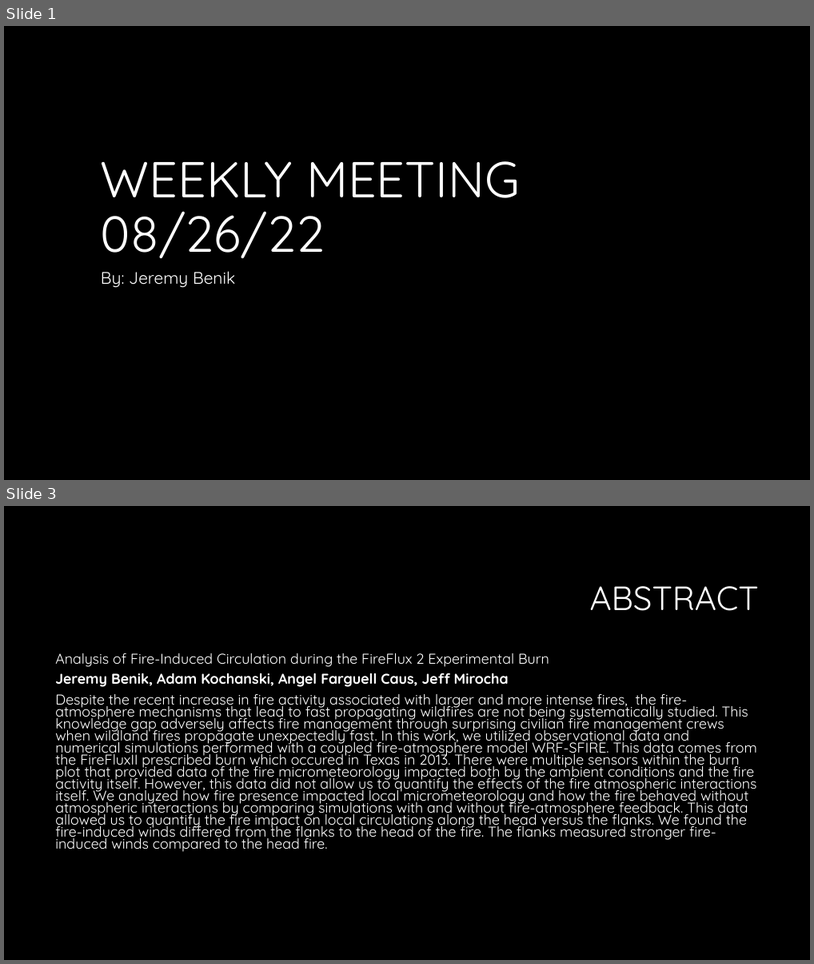
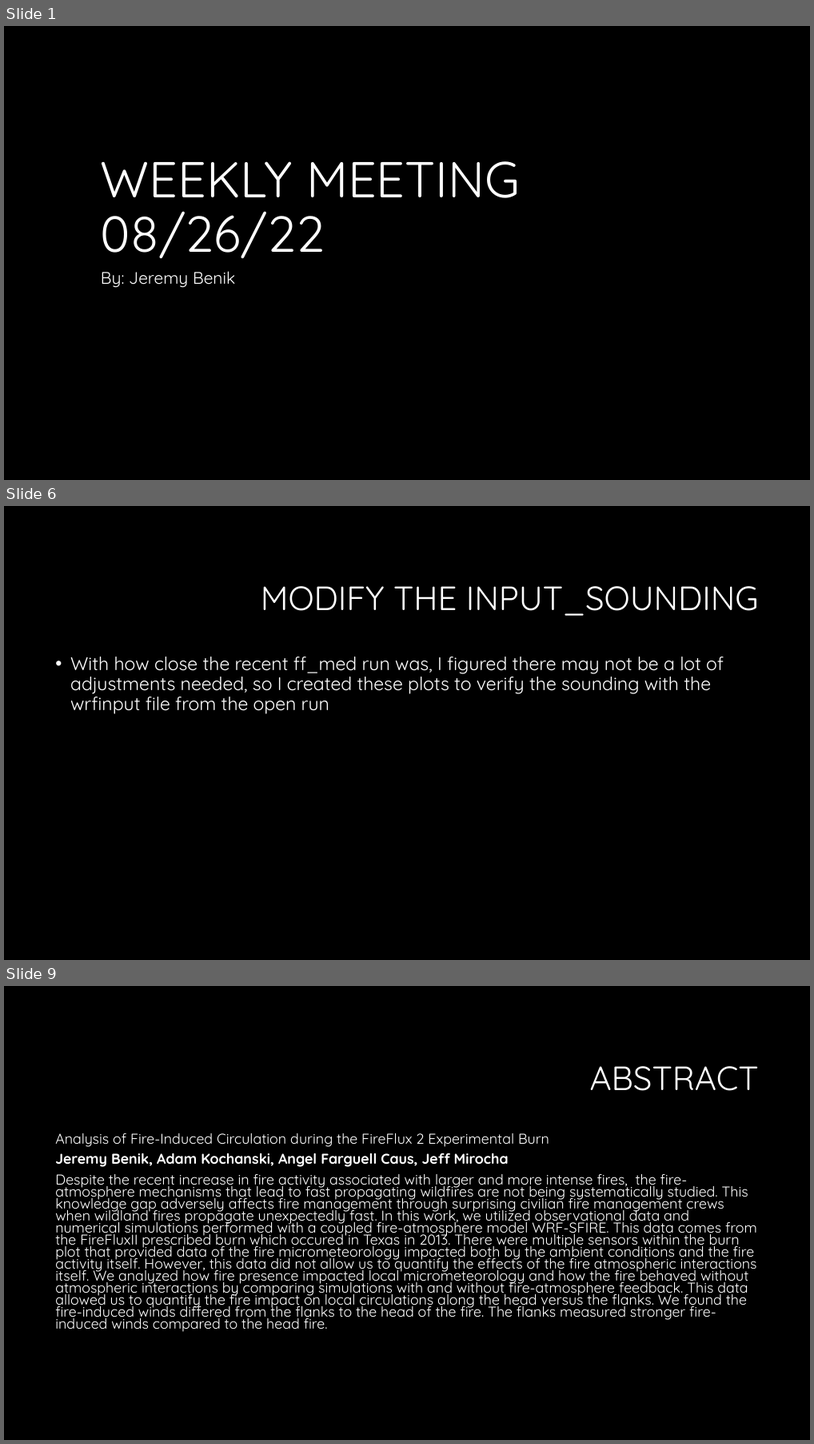
Before and after one commit to Jeremy-Benik/Meeting_Notes, a slide deck: 08262022_Presentation.pptx. Shown one above the other, each under a label of ours: slides 1 and 3 before the commit, slides 1, 6 and 9 after it; the slides between them are not shown. The pictures are 814x964 and 814x1444 pixels, drawn with LibreOffice and Linux fonts; fonts in the diff are those of the drawing; background and template pictures are left out. Boxes give left, top, right and bottom in pixels: in the first picture for what was removed or moved away, otherwise in the second. Text is boxed around its words. In the diff, an @@ line names an element or a change of style, - is before the commit and + after.

```diff
--- a/08262022_Presentation.pptx
+++ b/08262022_Presentation.pptx
@@ slide 6 added at [4,506,810,960], background #000000 @@
@@ title added at [261,586,759,616], 40 pt, text #FFFFFF @@
+MODIFY THE INPUT_SOUNDING
@@ text added at [70,656,724,714], 22 pt, text #FFFFFF @@
+• With how close the recent ff_med run was, I figured there may not be a lot of adjustments needed, so I created these plots to verify the sounding with the wrfinput file from the open run
@@ what was slide 3 is now slide 9 @@
```
Also in this commit, not shown: 3 slides changed, 3 other slides added, 1 slide removed.
